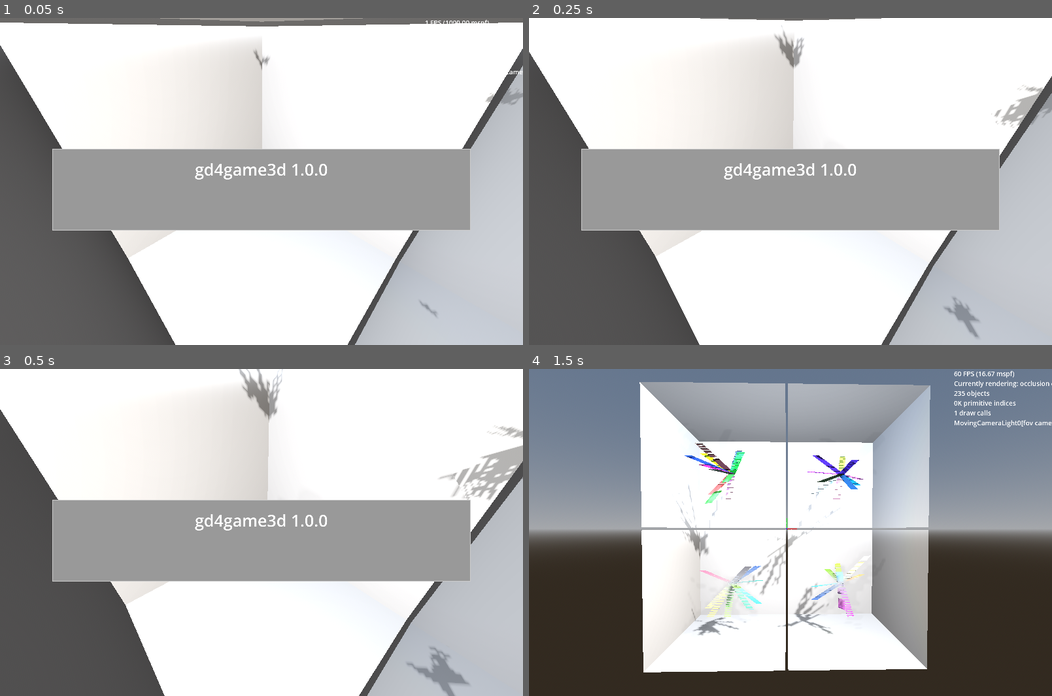
Above: before the commit, frames 1-4 (two rows, left to right).
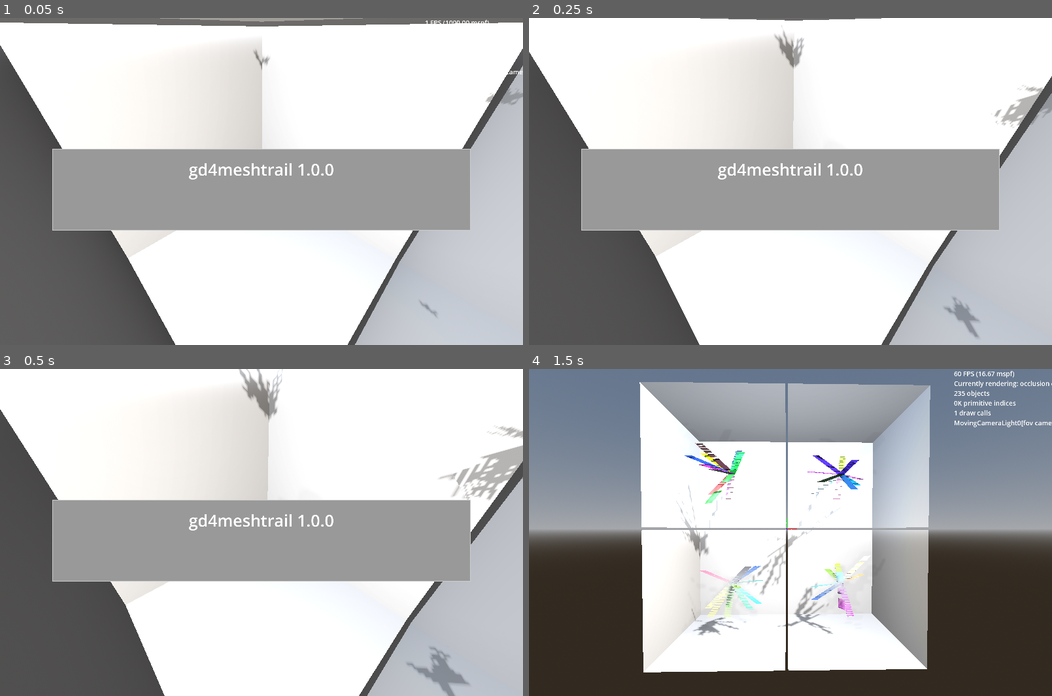
Above: after the commit, the same moments.

Repository: kasworld/gd4game3d
Game: Godot game, scene res://main.tscn
Same seed, same stepped clock (60 frames per second), same inputs: the game is played once before the commit and once after it.
Inputs (mouse positions are in pixels of both pictures, inside the frame that each line leads up to):
- Up to frame 1 (0.05 s): no input
- Up to frame 2 (0.25 s): no input
- Up to frame 3 (0.5 s): no input
- Up to frame 4 (1.5 s): tap Enter at 0.5 s; move the mouse to (905, 516) at 0.52 s; hold Right 0.53-1.28 s; tap Q at 0.6 s; click (905, 516) at 0.67 s; move the mouse to (685, 548) at 1.27 s; hold Down from 1.28 s (still down); tap E at 1.35 s

The runs differ from the first frame. In frame 1, 0.5% of the frame differs, in the area x 36-64%, y 44-50%; in frame 2, 0.5%; in frame 3, 0.5%; in frame 4, nothing differs.

Commit message:
update MultiMeshShape

Diff:
--- a/mesh_trail_box.gd
+++ b/mesh_trail_box.gd
@@ -12,11 +12,12 @@
 	velocity = Vector3( (randf()-0.5)*box_size.length()/3,(randf()-0.5)*box_size.length()/3,(randf()-0.5)*box_size.length()/3)
 
 	var mesh := BoxMesh.new()
+	mesh.material = MultiMeshShape.make_color_material(1.0)
 	mesh.size = Vector3(mesh_radius*4, mesh_radius/10, mesh_radius/10)
 	var inst_count := 1000
 	for i in 10:
 		var mt :MeshTrail = meshtrail_scene.instantiate(
-			).init_with_alpha(mesh, inst_count,  1.0 ,true, bound_aabb.get_center(),
+			).init_with_color_mesh(mesh, inst_count, true, bound_aabb.get_center(),
 			).set_speed(20,40)
 		match colortype:
 			0:
--- a/multi_mesh_shape/multi_mesh_shape.gd
+++ b/multi_mesh_shape/multi_mesh_shape.gd
@@ -9,7 +9,8 @@
 	구분선.size = Vector3(길이, depth/10, depth )
 	var cell각도 := 2.0*PI / count
 	var radius := r-길이/2
-	init_with_alpha(구분선, count, alpha)
+	구분선.material = make_color_material(alpha)
+	init_with_color_mesh(구분선, count)
 	for i in count:
 		var rad := cell각도 *i + cell각도/2
 		set_inst_rotation(i, Vector3.BACK, rad)
@@ -22,7 +23,8 @@
 	var pos_shift := -Vector3(net_size.x, net_size.y, 0)/2
 	var 선 := BoxMesh.new()
 	var count := wire_count.x + wire_count.y
-	init_with_alpha(선, count, alpha)
+	선.material = make_color_material(alpha)
+	init_with_color_mesh(선, count)
 	for i in count:
 		multimesh.set_instance_color(i,co)
 		if i < wire_count.x:
@@ -39,10 +41,11 @@
 			multimesh.set_instance_transform(i,t)
 	return self
 
-func init_bar_gauge_y(count :int, sz :Vector3, co1 :Color, co2 :Color, alpha :float = 1.0 , gaprate :float = 0.1) -> MultiMeshShape:
+func init_bar_gauge_y(count :int, sz :Vector3, co1 :Color, co2 :Color, alpha :float = 1.0, gaprate :float = 0.1) -> MultiMeshShape:
 	var mesh := BoxMesh.new()
 	mesh.size = Vector3(sz.x, sz.y / count * (1-gaprate) , sz.z)
-	init_with_alpha(mesh, count, alpha)
+	mesh.material = make_color_material(alpha)
+	init_with_color_mesh(mesh, count)
 	for i in count:
 		var rate := (i as float) / (count as float)
 		var pos3d := Vector3(0,rate*sz.y,0) # grow upward
@@ -50,55 +53,253 @@
 		set_inst_color(i, lerp(co1, co2, rate) )
 	return self
 
+func init_wire_box(box_size :Vector3, wire_width :float, co :Color, alpha :float = 1.0) -> MultiMeshShape:
+	var mesh := BoxMesh.new()
+	mesh.material = make_color_material(alpha)
+	init_with_color_mesh(mesh, 12, false)
+	set_color_all(co)
+	var wire_scale := Vector3(wire_width, wire_width, box_size.z)
+	var i := 0
+	for pos in [
+		Vector3( box_size.x/2,  box_size.y/2,0),
+		Vector3( -box_size.x/2,  box_size.y/2,0),
+		Vector3( box_size.x/2,  -box_size.y/2,0),
+		Vector3( -box_size.x/2,  -box_size.y/2,0),
+		]:
+			multimesh.set_instance_transform(i, Transform3D(Basis(), pos).scaled_local( wire_scale ))
+			i += 1
+	wire_scale = Vector3(box_size.x, wire_width, wire_width)
+	for pos in [
+		Vector3(0, box_size.y/2,  box_size.z/2),
+		Vector3(0, -box_size.y/2,  box_size.z/2),
+		Vector3(0, box_size.y/2,  -box_size.z/2),
+		Vector3(0, -box_size.y/2,  -box_size.z/2),
+		]:
+			multimesh.set_instance_transform(i, Transform3D(Basis(), pos).scaled_local( wire_scale ))
+			i += 1
+	wire_scale = Vector3(wire_width, box_size.y,  wire_width)
+	for pos in [
+		Vector3( box_size.x/2, 0,  box_size.z/2),
+		Vector3( -box_size.x/2, 0,  box_size.z/2),
+		Vector3( box_size.x/2, 0,  -box_size.z/2),
+		Vector3( -box_size.x/2, 0,  -box_size.z/2),
+		]:
+			multimesh.set_instance_transform(i, Transform3D(Basis(), pos).scaled_local( wire_scale ))
+			i += 1
+	return self
+
+func init_spheres_by_point_list(point_list :Array, point_radius :float, co :Color, alpha :float = 1.0) -> MultiMeshShape:
+	var sp_mesh := SphereMesh.new()
+	sp_mesh.material = make_color_material(alpha)
+	sp_mesh.radius = point_radius
+	sp_mesh.height = point_radius*2
+	return init_meshs_by_point_list(sp_mesh, point_list, co)
+
+func init_meshs_by_point_list(mesh :Mesh, point_list :Array, co :Color) -> MultiMeshShape:
+	init_with_color_mesh(mesh, point_list.size(), false)
+	set_color_all(co)
+	for i in point_list.size():
+		multimesh.set_instance_transform(i, Transform3D(Basis(), point_list[i]))
+	return self
+
+func multi_line_by_pos(pos_list:Array, wire_width :float, co :Color, alpha :float = 1.0) -> MultiMeshShape:
+	var mesh := BoxMesh.new()
+	mesh.material = make_color_material(alpha)
+	return multi_mesh_line_by_pos(mesh, pos_list, wire_width, co)
+
+func multi_mesh_line_by_pos(mesh :Mesh, pos_list:Array, wire_width :float, co :Color) -> MultiMeshShape:
+	init_with_color_mesh(mesh, pos_list.size(), false)
+	set_color_all(co)
+	for i in pos_list.size():
+		var p1 :Vector3 = pos_list[i][0]
+		var p2 :Vector3 = pos_list[i][1]
+		var center := (p1+p2)/2
+		var l := p1.distance_to(p2)
+		var wire_scale := Vector3(wire_width, wire_width, l)
+		var t := Transform3D(Basis(), center)
+		t = t.looking_at(p2)
+		t = t.scaled_local(wire_scale)
+		multimesh.set_instance_transform(i,t)
+	return self
+
+
+const CubePoints := [
+	Vector3(1,1,1),
+	Vector3(-1,1,1),
+	Vector3(1,-1,1),
+	Vector3(-1,-1,1),
+	Vector3(1,1,-1),
+	Vector3(-1,1,-1),
+	Vector3(1,-1,-1),
+	Vector3(-1,-1,-1),
+]
+static var CubeLines := PointListToLineList(CubePoints,3)
+
+const TetrahedronPoints := [
+	Vector3(1,1,1),
+	Vector3(1,-1,-1),
+	Vector3(-1,1,-1),
+	Vector3(-1,-1,1),
+]
+static var TetrahedronLines := PointListToLineList(TetrahedronPoints,3)
+
+const OctahedronPoints := [
+	Vector3(1,0,0),
+	Vector3(0,1,0),
+	Vector3(0,0,1),
+	Vector3(-1,0,0),
+	Vector3(0,-1,0),
+	Vector3(0,0,-1),
+]
+static var OctahedronLines := PointListToLineList(OctahedronPoints,4)
+
+static var golden_ratio := (1+sqrt(5))/2
+static var IcosahedronPoints :Array= [
+	Vector3(0,1,golden_ratio),
+	Vector3(0,-1,golden_ratio),
+	Vector3(0,1,-golden_ratio),
+	Vector3(0,-1,-golden_ratio),
+	Vector3(1,golden_ratio,0),
+	Vector3(-1,golden_ratio,0),
+	Vector3(1,-golden_ratio,0),
+	Vector3(-1,-golden_ratio,0),
+	Vector3(golden_ratio,0,1),
+	Vector3(golden_ratio,0,-1),
+	Vector3(-golden_ratio,0,1),
+	Vector3(-golden_ratio,0,-1),
+]
+static var IcosahedronLines := PointListToLineList(IcosahedronPoints,5)
+
+static var DodecahedronPoints := [
+	Vector3(1,1,1),
+	Vector3(-1,1,1),
+	Vector3(1,-1,1),
+	Vector3(-1,-1,1),
+	Vector3(1,1,-1),
+	Vector3(-1,1,-1),
+	Vector3(1,-1,-1),
+	Vector3(-1,-1,-1),
+	Vector3(0, 1/golden_ratio, golden_ratio),
+	Vector3(0, -1/golden_ratio, golden_ratio),
+	Vector3(0, 1/golden_ratio, -golden_ratio),
+	Vector3(0, -1/golden_ratio, -golden_ratio),
+	Vector3(1/golden_ratio, golden_ratio, 0),
+	Vector3(-1/golden_ratio, golden_ratio, 0),
+	Vector3(1/golden_ratio, -golden_ratio, 0),
+	Vector3(-1/golden_ratio, -golden_ratio, 0),
+	Vector3(golden_ratio, 0, 1/golden_ratio),
+	Vector3(golden_ratio, 0, -1/golden_ratio),
+	Vector3(-golden_ratio, 0, 1/golden_ratio),
+	Vector3(-golden_ratio, 0, -1/golden_ratio),
+]
+static var DodecahedronLines := PointListToLineList(DodecahedronPoints,3)
+
+static func MultiplyLineList(line_list :Array,  m :float) -> Array:
+	var rtn := []
+	for l in line_list:
+		var ml := []
+		for v in l:
+			ml.append(v*m)
+		rtn.append(ml)
+	return rtn
+
+## m can float, Vector3
+static func MultiplyPointList(point_list :Array, m ) -> Array:
+	var rtn := []
+	for l in point_list:
+		rtn.append(l*m)
+	return rtn
+
+## cut_count : edge count per vertex
+static func PointListToLineList(point_list:Array, cut_count :int) -> Array:
+	var sorted_point_list_list := []
+	# 각 배열의 첫 원소와 가장 가까운 순으로 점들을 정렬한다.
+	for p :Vector3 in point_list:
+		var plist := point_list.duplicate()
+		plist.sort_custom(func(a , b): return p.distance_to(a) < p.distance_to(b))
+		sorted_point_list_list.append(plist)
+	# make_line_from_sorted_point_list_list
+	var line_list := []
+	for v in sorted_point_list_list:
+		for i in cut_count:
+			# prepare del duplicated line
+			if v[0] < v[1+i]:
+				line_list.append([v[0], v[1+i]])
+			else:
+				line_list.append([v[1+i], v[0]])
+	line_list.sort_custom(func(a,b): return a < b)
+	var rtn := []
+	# del duplicated line
+	for i in range(0,line_list.size(),2):
+		rtn.append(line_list[i])
+	return rtn
+
 # end example ##################################################################
 
-static func make_color_material(co :Color) -> StandardMaterial3D:
+static func make_color_material(alpha :float = 1.0) -> StandardMaterial3D:
 	var mat := StandardMaterial3D.new()
 	# draw call 이 TRANSPARENCY_ALPHA 인 경우만 줄어든다. 버그인가?
-	if co.a >= 1.0:
+	if alpha >= 1.0:
 		mat.transparency = BaseMaterial3D.TRANSPARENCY_DISABLED
 	else:
 		mat.transparency = BaseMaterial3D.TRANSPARENCY_ALPHA
-	mat.albedo_color = co
+	mat.albedo_color = Color(Color.WHITE,alpha)
 	mat.vertex_color_use_as_albedo = true
+
+	#mat.metallic = 1.0
+	##mat.roughness = 0.5
+	#mat.clearcoat_enabled = true
+	#mat.refraction_enabled = true
+	#mat.rim_enabled = true
 	return mat
 
-func _init_multimesh(mesh :Mesh, mat :Material) -> void:
-	mesh.material = mat
-	multimesh.mesh = mesh
-	multimesh.transform_format = MultiMesh.TRANSFORM_3D
 
 func _set_count(count :int) -> void:
 	multimesh.instance_count = count
 	multimesh.visible_instance_count = count
 
 
-func init_with_material(
-		mesh :Mesh, mat :Material, count :int,
+func _init_multimesh(mesh :Mesh) -> void:
+	multimesh.mesh = mesh
+	multimesh.transform_format = MultiMesh.TRANSFORM_3D
+
+func init_with_mesh( mesh :Mesh, count :int,
 		callinit_transform :bool = true,
 		pos :Vector3 = Vector3.ZERO ) -> MultiMeshShape:
-	_init_multimesh(mesh, mat)
+	_init_multimesh(mesh)
 	# Then resize (otherwise, changing the format is not allowed).
 	_set_count(count)
 	if callinit_transform:
 		init_position_all(pos)
 	return self
 
-func init_with_alpha(
-		mesh :Mesh, count :int,
-		alpha :float = 1.0,
+func init_with_color_mesh( mesh :Mesh, count :int,
 		callinit_transform :bool = true,
 		pos :Vector3 = Vector3.ZERO) -> MultiMeshShape:
-	if alpha == 1.0:
-		_init_multimesh(mesh, make_color_material( Color.WHITE ))
-	else:
-		_init_multimesh(mesh, make_color_material( Color(Color.WHITE,alpha) ))
+	_init_multimesh(mesh)
 	multimesh.use_colors = true # before set instance_count
 	# Then resize (otherwise, changing the format is not allowed).
 	_set_count(count)
 	if callinit_transform:
 		init_position_all(pos)
 	return self
+
+#func init_with_alpha( mesh :Mesh, count :int,
+		#alpha :float = 1.0,
+		#callinit_transform :bool = true,
+		#pos :Vector3 = Vector3.ZERO) -> MultiMeshShape:
+	#if alpha == 1.0:
+		#mesh.material = make_color_material( Color.WHITE )
+	#else:
+		#mesh.material = make_color_material( Color(Color.WHITE,alpha) )
+	#_init_multimesh(mesh)
+	#multimesh.use_colors = true # before set instance_count
+	## Then resize (otherwise, changing the format is not allowed).
+	#_set_count(count)
+	#if callinit_transform:
+		#init_position_all(pos)
+	#return self
+
 
 func init_position_all(pos :Vector3 = Vector3.ZERO) -> void:
 	if pos == Vector3.ZERO:
--- a/project.godot
+++ b/project.godot
@@ -10,7 +10,7 @@
 
 [application]
 
-config/name="gd4game3d"
+config/name="gd4meshtrail"
 config/version="1.0.0"
 run/main_scene="res://main.tscn"
 config/features=PackedStringArray("4.5", "Forward Plus")
Not shown, changed: icon.svg.import
